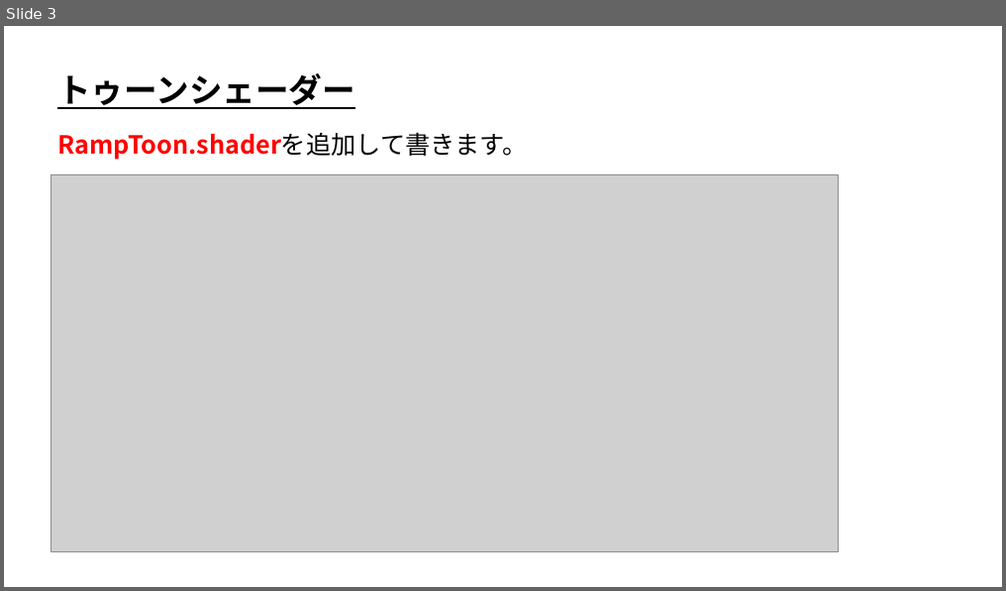
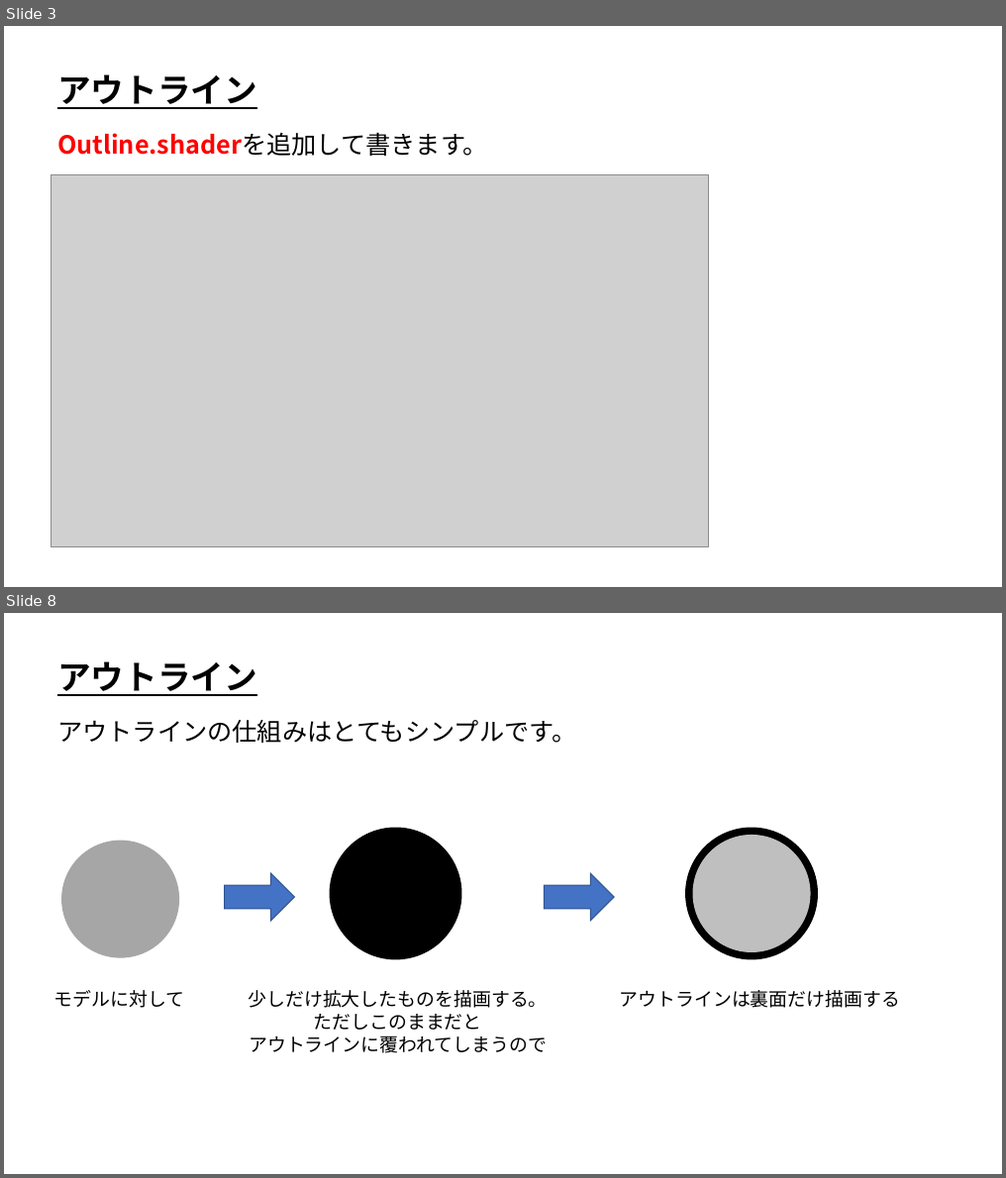
Before and after one commit to ArakiYusuke-Ohara/Textbook, a slide deck: ゲーム科2年/01_後期/ゲームプログラミング応用Ⅰ/09_複数Passでアウトライン.pptx. Shown one above the other, each under a label of ours: slide 3 before the commit, slides 3 and 8 after it; the slides between them are not shown. The pictures are 1006x591 and 1006x1178 pixels, drawn with LibreOffice and Linux fonts; fonts in the diff are those of the drawing; grey boxes stand for pictures. Boxes give left, top, right and bottom in pixels: in the first picture for what was removed or moved away, otherwise in the second. Text is boxed around its words. In the diff, an @@ line names an element or a change of style, - is before the commit and + after.

Commit message:
アウトラインスライド作成

```diff
--- a/ゲーム科2年/01_後期/ゲームプログラミング応用Ⅰ/09_複数Passでアウトライン.pptx
+++ b/ゲーム科2年/01_後期/ゲームプログラミング応用Ⅰ/09_複数Passでアウトライン.pptx
@@ slide 8 added at box(4, 613, 1002, 1174), background #FFFFFF @@
@@ text added at box(57, 662, 257, 696), 32 pt, text #000000, bold, underline @@
+アウトライン
@@ text added at box(57, 720, 576, 743), 24 pt, text #000000 @@
+アウトラインの仕組みはとてもシンプルです。
@@ ellipse added at box(61, 841, 179, 959), fill #A6A6A6 @@
@@ ellipse added at box(330, 827, 462, 959), fill #000000 @@
@@ ellipse added at box(339, 841, 456, 959), fill #F2F2F2 @@
@@ ellipse added at box(685, 827, 818, 959), fill #000000 @@
@@ ellipse added at box(693, 835, 810, 953), fill #BFBFBF @@
@@ right arrow added at box(224, 873, 294, 921), fill #4472C4, outline #325491 1 pt @@
@@ right arrow added at box(545, 873, 615, 921), fill #4472C4, outline #325491 1 pt @@
@@ text added at box(54, 990, 185, 1008), 18 pt, text #000000 @@
+モデルに対して
@@ text added at box(249, 990, 548, 1054), 18 pt, text #000000 @@
+少しだけ拡大したものを描画する。
+ただしこのままだと
+アウトラインに覆われてしまうので
@@ text added at box(620, 990, 900, 1008), 18 pt, text #000000 @@
+アウトラインは裏面だけ描画する
@@ slide 3 changed as well @@
@@ text at box(57, 75, 257, 109): text changed @@
-トゥーンシェーダー
+アウトライン
@@ text at box(57, 132, 488, 156): text changed @@
-RampToon.shaderを追加して書きます。
+Outline.shaderを追加して書きます。
@@ picture: place and size @@
-picture at box(51, 174, 839, 553)
+picture at box(51, 174, 709, 548)
```
Also in this commit, not shown: 2 other slides changed, 7 other slides added, 6 slides removed.
